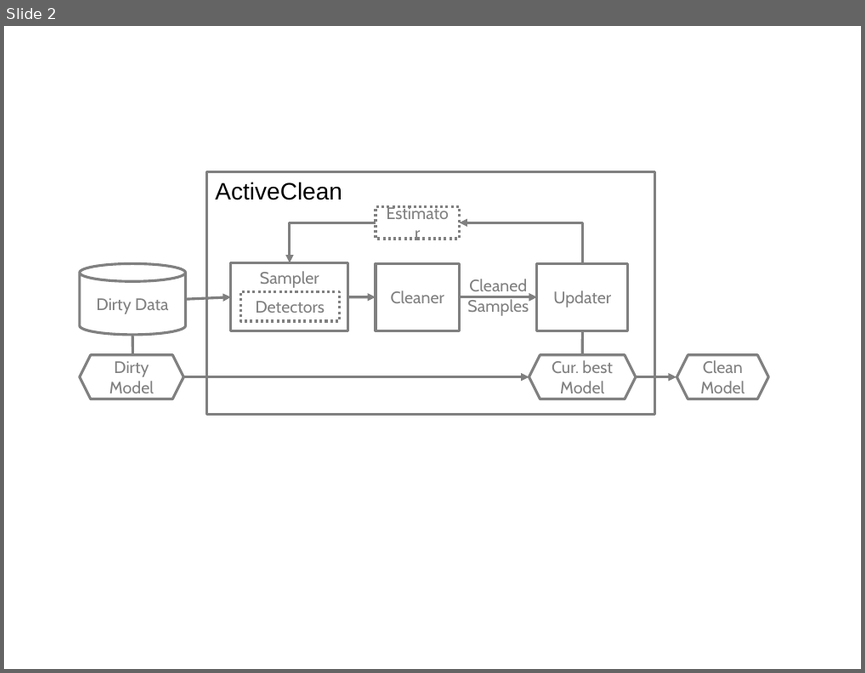
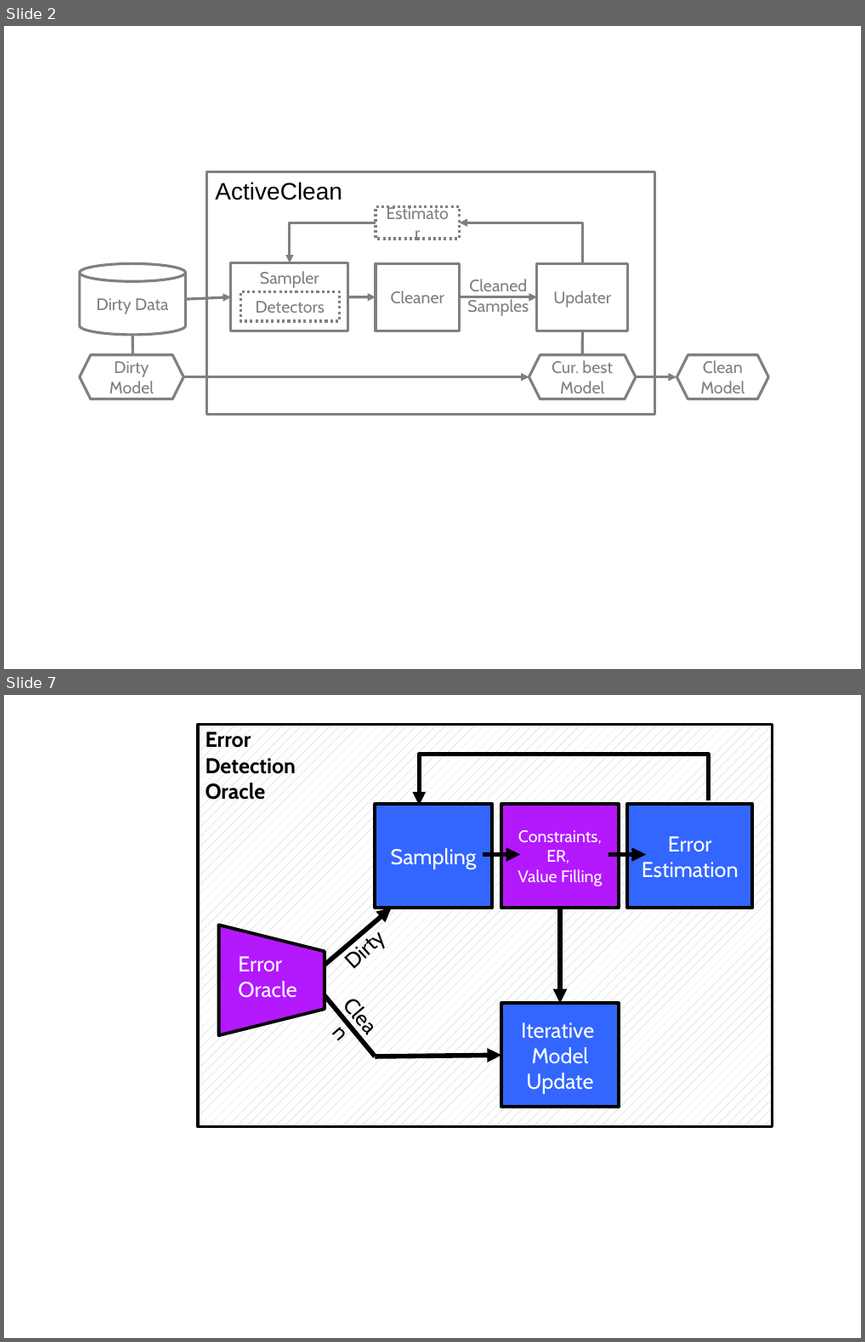
Before and after one commit to sjyk/sampleml, a slide deck: figs/figs.pptx. Shown one above the other, each under a label of ours: slide 2 before the commit, slides 2 and 7 after it; the slides between them are not shown. The pictures are 865x673 and 865x1342 pixels, drawn with LibreOffice and Linux fonts; fonts in the diff are those of the drawing. Boxes give left, top, right and bottom in pixels: in the first picture for what was removed or moved away, otherwise in the second. Text is boxed around its words. In the diff, an @@ line names an element or a change of style, - is before the commit and + after.

```diff
--- a/figs/figs.pptx
+++ b/figs/figs.pptx
@@ slide 7 added at [4, 695, 861, 1338], background #FFFFFF @@
@@ group added at [198, 724, 772, 1126]: 5 rectangles, 5 arrows, 4 texts, 1 trapezoid, 1 line, 1 elbow arrow @@
+Error
+Oracle
+Dirty
+Clean
+Sampling
+Constraints, ER,
+Value Filling
+Error
+Estimation
+Iterative
+Model
+Update
+Error
+Detection
+Oracle
```
Also in this commit, not shown: 11 other slides added, 4 other files.
